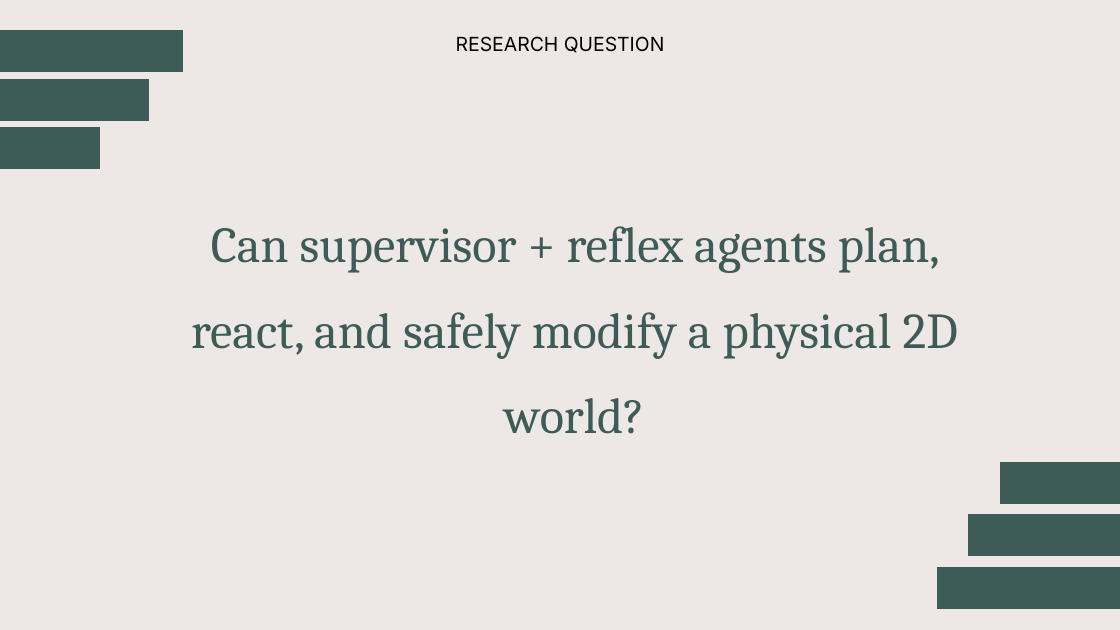
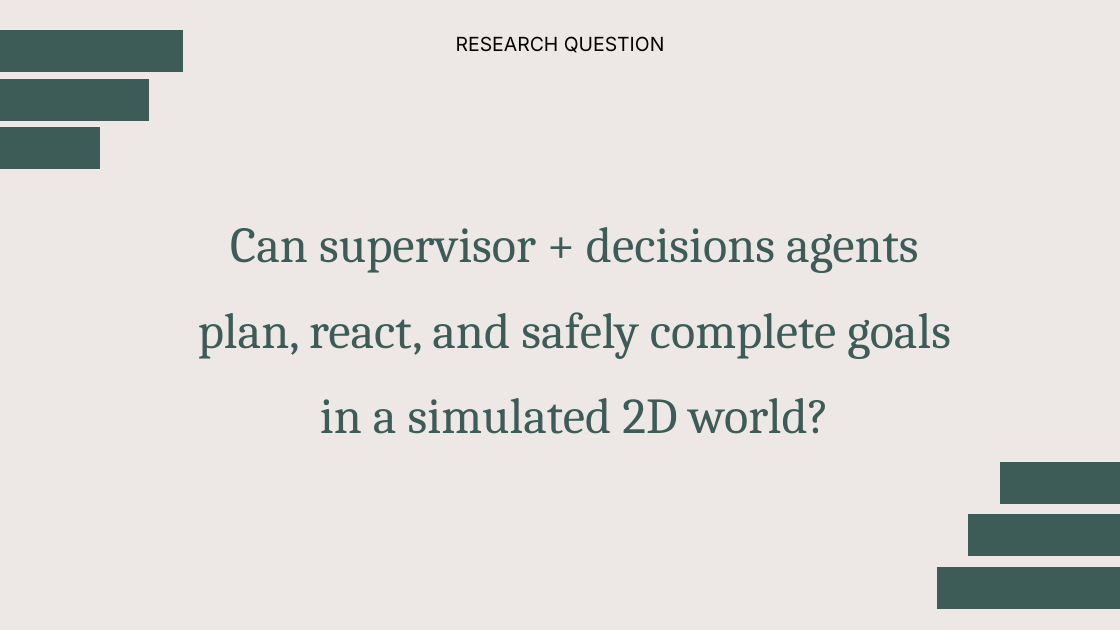
Before and after one commit to mairazaini/TerrariaBench, a slide deck: slide 2 of TerrariaBench.pptx. Drawn at 1120x630 pixels with LibreOffice and Linux fonts; fonts in the diff are those of the drawing; background and template pictures are left out. Boxes give left, top, right and bottom in pixels: in the first picture for what was removed or moved away, otherwise in the second. Text is boxed around its words. In the diff, an @@ line names an element or a change of style, - is before the commit and + after.

```diff
--- a/TerrariaBench.pptx
+++ b/TerrariaBench.pptx
@@ text at [198,227,951,434]: text changed @@
-Can supervisor + reflex agents plan, react, and safely modify a physical 2D world?
+Can supervisor + decisions agents plan, react, and safely complete goals in a simulated 2D world?
```
Also in this commit, not shown: 5 other slides changed, 3 other files.
